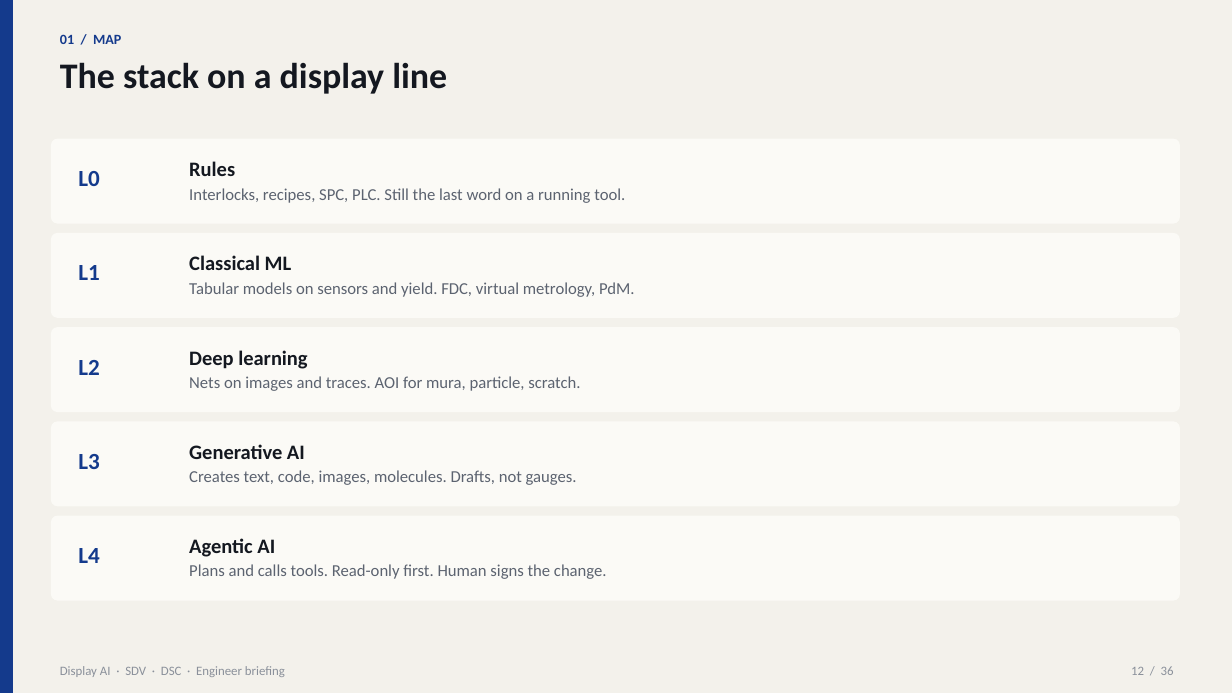
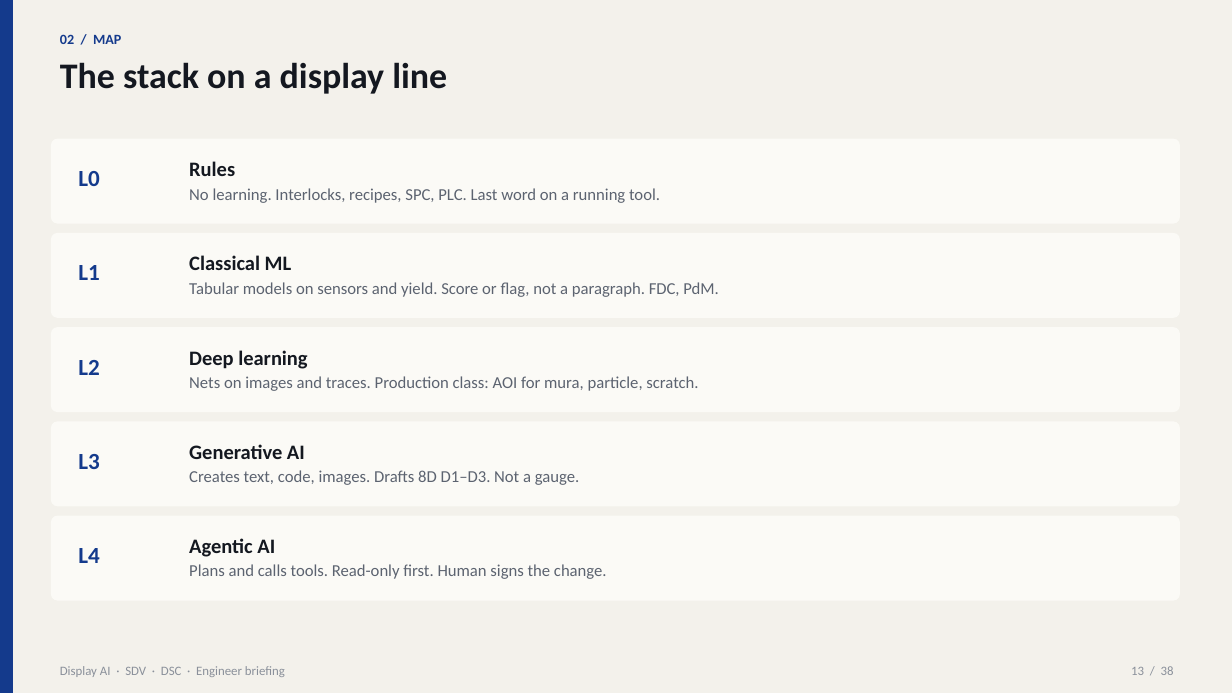
Before and after one commit to beyondlatent/welcome, a slide deck: slide 13 of Display-AI-Briefing-SDV-DSC.pptx (slide 12 before the commit). Drawn at 1232x693 pixels with LibreOffice and Linux fonts; fonts in the diff are those of the drawing. Boxes give left, top, right and bottom in pixels: in the first picture for what was removed or moved away, otherwise in the second. Text is boxed around its words. In the diff, an @@ line names an element or a change of style, - is before the commit and + after.

```diff
--- a/Display-AI-Briefing-SDV-DSC.pptx
+++ b/Display-AI-Briefing-SDV-DSC.pptx
@@ text at [60,34,121,44]: text changed @@
-01 / MAP
+02 / MAP
@@ text at [189,188,660,203]: text changed @@
-Interlocks, recipes, SPC, PLC. Still the last word on a running tool.
+No learning. Interlocks, recipes, SPC, PLC. Last word on a running tool.
@@ text at [189,282,718,297]: text changed @@
-Tabular models on sensors and yield. FDC, virtual metrology, PdM.
+Tabular models on sensors and yield. Score or flag, not a paragraph. FDC, PdM.
@@ text at [189,376,698,391]: text changed @@
-Nets on images and traces. AOI for mura, particle, scratch.
+Nets on images and traces. Production class: AOI for mura, particle, scratch.
@@ text at [189,470,579,485]: text changed @@
-Creates text, code, images, molecules. Drafts, not gauges.
+Creates text, code, images. Drafts 8D D1–D3. Not a gauge.
@@ text at [1131,666,1174,675]: text changed @@
-12 / 36
+13 / 38
```
Also in this commit, not shown: 33 other slides changed, 2 slides added, 3 other files.
